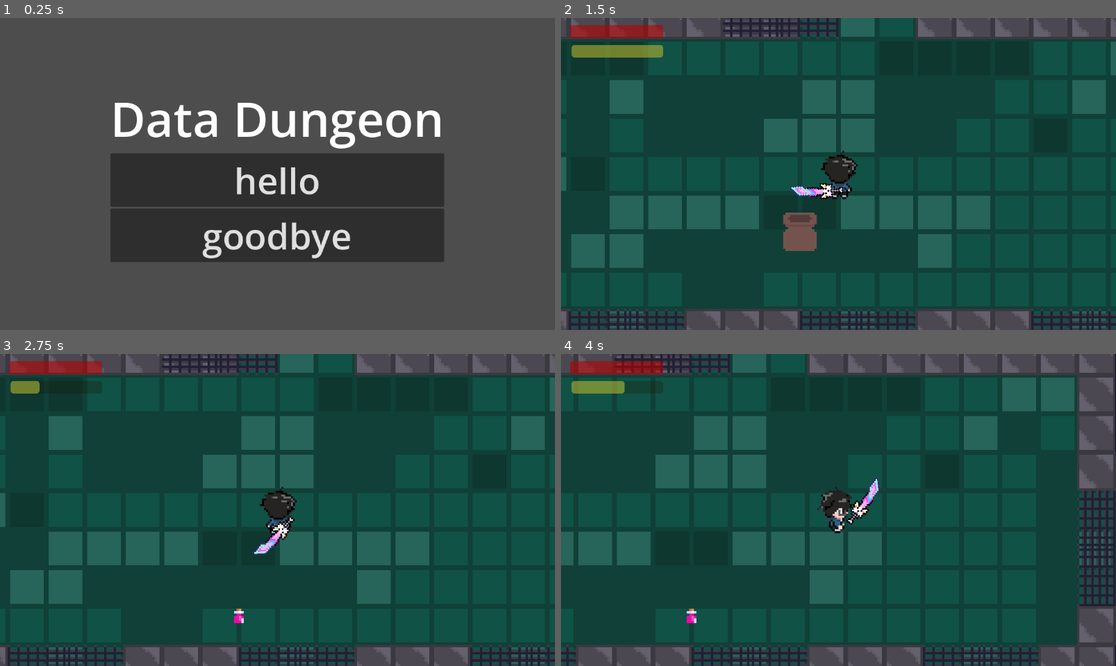
Above: before the commit, frames 1-4 (two rows, left to right).
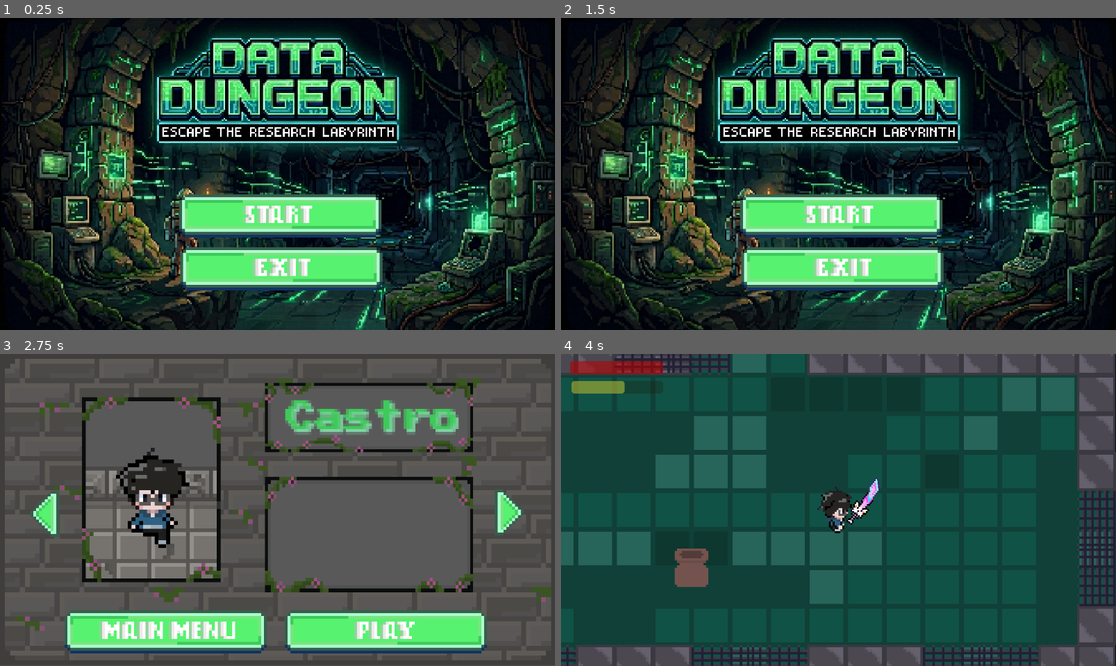
Above: after the commit, the same moments.

Repository: YARNNNYBOI/Data_Dungeon
Game: Godot game, scene res://stages/MainMenu.tscn
Same seed, same stepped clock (60 frames per second), same inputs: the game is played once before the commit and once after it.
Inputs (mouse positions are in pixels of both pictures, inside the frame that each line leads up to; where the layout moved, square brackets give the same spot in the first picture):
- Up to frame 1 (0.25 s): no input
- Up to frame 2 (1.5 s): click (844, 217) [838, 180] at 0.5 s; click (727, 298) at 1.27 s
- Up to frame 3 (2.75 s): click (283, 553) at 2.02 s
- Up to frame 4 (4 s): click (949, 634) at 2.77 s; tap Enter at 3.5 s; move the mouse to (960, 494) at 3.52 s; press the mouse at (960, 494) at 3.53 s; hold D (move_right) from 3.53 s (still down)

The runs differ from the first frame. In frame 1, 96% of the frame differs, in the area x 0-100%, y 0-100%; in frame 2, 93%; in frame 3, 94%; in frame 4, 0.8%.

Commit message:
main_menu_ui

Diff:
--- a/stages/MainMenu.tscn
+++ b/stages/MainMenu.tscn
@@ -1,6 +1,11 @@
 [gd_scene format=3 uid="uid://bufrfws8s47sn"]
 
 [ext_resource type="Script" uid="uid://dddpxn68rggq7" path="res://stages/main_menu.gd" id="1_jkwpy"]
+[ext_resource type="Texture2D" uid="uid://bc0jm8fsh0fjw" path="res://GUI/startingscreen.png" id="2_b0jik"]
+[ext_resource type="Texture2D" uid="uid://clgphn62sfaft" path="res://GUI/start_button.png" id="3_4yfhw"]
+[ext_resource type="Texture2D" uid="uid://dafoujrahjhfu" path="res://GUI/start_button_hover.png" id="4_avew7"]
+[ext_resource type="Texture2D" uid="uid://b8gxeuv6qryo2" path="res://GUI/exit_button.png" id="5_71jo3"]
+[ext_resource type="Texture2D" uid="uid://bjmjeblyd5usn" path="res://GUI/exit_button_hover.png" id="6_f3t6l"]
 
 [node name="MainMenu" type="Control" unique_id=280771886]
 layout_mode = 3
@@ -11,37 +16,36 @@
 grow_vertical = 2
 script = ExtResource("1_jkwpy")
 
-[node name="MarginContainer" type="MarginContainer" parent="." unique_id=3633931]
-layout_mode = 1
-anchors_preset = 15
-anchor_right = 1.0
-anchor_bottom = 1.0
-grow_horizontal = 2
-grow_vertical = 2
+[node name="start_bg" type="TextureRect" parent="." unique_id=264422782]
+texture_filter = 1
+layout_mode = 0
+offset_right = 1154.0
+offset_bottom = 649.0
+texture = ExtResource("2_b0jik")
 
-[node name="CenterContainer" type="CenterContainer" parent="MarginContainer" unique_id=556265209]
-layout_direction = 1
-layout_mode = 2
-metadata/_edit_use_anchors_ = true
+[node name="start" type="TextureButton" parent="." unique_id=91663965]
+texture_filter = 1
+layout_mode = 0
+offset_left = 366.0
+offset_top = 366.0
+offset_right = 438.0
+offset_bottom = 382.0
+scale = Vector2(6, 6)
+texture_normal = ExtResource("3_4yfhw")
+texture_pressed = ExtResource("4_avew7")
+texture_hover = ExtResource("4_avew7")
 
-[node name="VBoxContainer" type="VBoxContainer" parent="MarginContainer/CenterContainer" unique_id=2070742644]
-layout_mode = 2
-alignment = 1
+[node name="exit" type="TextureButton" parent="." unique_id=1748924489]
+texture_filter = 1
+layout_mode = 0
+offset_left = 368.0
+offset_top = 476.0
+offset_right = 440.0
+offset_bottom = 492.0
+scale = Vector2(6, 6)
+texture_normal = ExtResource("5_71jo3")
+texture_pressed = ExtResource("6_f3t6l")
+texture_hover = ExtResource("6_f3t6l")
 
-[node name="Label" type="Label" parent="MarginContainer/CenterContainer/VBoxContainer" unique_id=1080266503]
-layout_mode = 2
-theme_override_font_sizes/font_size = 100
-text = "Data Dungeon"
-
-[node name="Start" type="Button" parent="MarginContainer/CenterContainer/VBoxContainer" unique_id=1599532185]
-layout_mode = 2
-theme_override_font_sizes/font_size = 75
-text = "hello"
-
-[node name="Exit" type="Button" parent="MarginContainer/CenterContainer/VBoxContainer" unique_id=327028606]
-layout_mode = 2
-theme_override_font_sizes/font_size = 75
-text = "goodbye"
-
-[connection signal="pressed" from="MarginContainer/CenterContainer/VBoxContainer/Start" to="." method="_on_start_pressed"]
-[connection signal="pressed" from="MarginContainer/CenterContainer/VBoxContainer/Exit" to="." method="_on_exit_pressed"]
+[connection signal="pressed" from="start" to="." method="_on_start_pressed"]
+[connection signal="pressed" from="exit" to="." method="_on_exit_pressed"]
--- a/stages/character_select.gd
+++ b/stages/character_select.gd
@@ -10,31 +10,31 @@
 @onready var characters = {
 	"jm" : {"path" : "res://character/player_spriite/jm.tscn",
 			"name" : "Castro",
-			"des" : "wahwahwah",},
+			"des" : "He is the legendary programmer!",},
 	"faith" : {
 		"path" : "res://character/player_spriite/faith.tscn",
 		"name" : "Faith",
-		"des" : "beautiful",
+		"des" : "Born to be a baby girl force to be an independent woman!",
 	},
 	"ely" : {
 		"path" : "res://character/player_spriite/ely.tscn",
 		"name" : "Ely",
-		"des" : "cutiepie",
+		"des" : "She is such a cutie!",
 	},
 	"tine" : {
 		"path" : "res://character/player_spriite/tine.tscn",
 		"name" : "Tine",
-		"des" : "pretty",
+		"des" : "A pretty and strong-wiled woman!",
 	},
 	"clark" : {
 		"path" : "res://character/player_spriite/clark.tscn",
 		"name" : "Clark",
-		"des" : "north"
+		"des" : "He wants to protect people around him!"
 	},
 	"rose" : {
 		"path" : "res://character/player_spriite/rose.tscn",
 		"name" : "Rose",
-		"des" : "babygirl",
+		"des" : "Her charisma was undeafetable!",
 	},
 }
 func  _ready() -> void:
@@ -42,7 +42,6 @@
 
 func go_to_world():
 	get_tree().change_scene_to_file("res://stages/main_area.tscn")
-
 
 func _on_go_right_pressed() -> void:
 	character_select += 1
@@ -83,3 +82,7 @@
 func _on_play_pressed() -> void:
 	GlobalScript.weapon_number = character_select
 	go_to_world()
+
+
+func _on_main_menu_pressed() -> void:
+	get_tree().change_scene_to_file("res://stages/MainMenu.tscn")
--- a/stages/character_select.tscn
+++ b/stages/character_select.tscn
@@ -1,14 +1,19 @@
 [gd_scene format=3 uid="uid://btw2f2y3pa2k3"]
 
 [ext_resource type="Script" uid="uid://b63b6k4lkb6ex" path="res://stages/character_select.gd" id="1_tddig"]
-[ext_resource type="Texture2D" uid="uid://di6gv6ir44qfd" path="res://GUI/character_select/characterFrame.png" id="2_jd3lk"]
+[ext_resource type="Texture2D" uid="uid://cm335dfgc5tyl" path="res://GUI/character_select/bg_character_selection.png" id="2_qvlag"]
 [ext_resource type="Texture2D" uid="uid://dkhtglc804mew" path="res://GUI/character_select/Name_Frame2.png" id="3_3vpx3"]
+[ext_resource type="Texture2D" uid="uid://dsb265fpva2tc" path="res://GUI/character_select/CharacterFrame.png" id="3_507mx"]
 [ext_resource type="PackedScene" uid="uid://djounvle46g20" path="res://character/player_spriite/faith.tscn" id="3_qvlag"]
 [ext_resource type="Texture2D" uid="uid://1fq0sgw8iqj6" path="res://GUI/character_select/DescriptionFrame.png" id="4_qvlag"]
-[ext_resource type="Texture2D" uid="uid://7ldy21egn6ph" path="res://GUI/character_select/arrow_not_hover.png" id="5_507mx"]
+[ext_resource type="FontFile" uid="uid://qr5vqt7iuss" path="res://GUI/character_select/PressStart2P-Regular.ttf" id="6_507mx"]
 [ext_resource type="Texture2D" uid="uid://cvgoplly1ndfq" path="res://GUI/character_select/arrow_hover.png" id="6_dok6u"]
-[ext_resource type="Texture2D" uid="uid://b7s4ah0nyt38q" path="res://GUI/character_select/play_button.png" id="7_kmgso"]
+[ext_resource type="Texture2D" uid="uid://iyyn24ey48ho" path="res://GUI/character_select/arrow_not_clicked.png" id="7_qvlag"]
 [ext_resource type="Texture2D" uid="uid://po1vskmdfu61" path="res://GUI/character_select/play_button_hover.png" id="8_m6gv6"]
+[ext_resource type="FontFile" uid="uid://brdxmuwde3qy4" path="res://GUI/character_select/Poppins-Black.ttf" id="8_y007s"]
+[ext_resource type="Texture2D" uid="uid://bjaeraf2nrrji" path="res://GUI/character_select/play_button_not_hover.png" id="9_qvlag"]
+[ext_resource type="Texture2D" uid="uid://c6g3q0hfqmcv0" path="res://GUI/character_select/main_menu.png" id="12_kmgso"]
+[ext_resource type="Texture2D" uid="uid://csv0f10fk571k" path="res://GUI/character_select/main_menu_hover.png" id="13_m6gv6"]
 
 [node name="CharacterSelect" type="Control" unique_id=698406199]
 custom_minimum_size = Vector2(300, 150)
@@ -20,6 +25,13 @@
 grow_vertical = 2
 script = ExtResource("1_tddig")
 
+[node name="char_sbg" type="TextureRect" parent="." unique_id=1903864263]
+texture_filter = 1
+layout_mode = 0
+offset_right = 1154.0
+offset_bottom = 646.0
+texture = ExtResource("2_qvlag")
+
 [node name="char_frame" type="TextureRect" parent="." unique_id=1798317505]
 texture_filter = 1
 layout_mode = 1
@@ -29,11 +41,11 @@
 anchor_right = 0.273
 anchor_bottom = 0.469
 offset_left = -144.496
-offset_top = -191.91202
+offset_top = -213.91202
 offset_right = -108.496
-offset_bottom = -143.91202
-scale = Vector2(10, 10)
-texture = ExtResource("2_jd3lk")
+offset_bottom = -165.91202
+scale = Vector2(8, 8)
+texture = ExtResource("3_507mx")
 
 [node name="faith" parent="char_frame" unique_id=1635515013 instance=ExtResource("3_qvlag")]
 position = Vector2(17.875, 27.125)
@@ -44,21 +56,33 @@
 texture_filter = 1
 layout_mode = 1
 anchors_preset = -1
-anchor_left = 0.63000005
-anchor_top = 0.238
-anchor_right = 0.63000005
-anchor_bottom = 0.238
-offset_left = -215.76007
-offset_top = -61.224
-offset_right = -143.76007
-offset_bottom = -37.224
-scale = Vector2(8, 8)
+anchor_left = 0.665
+anchor_top = 0.20400001
+anchor_right = 0.665
+anchor_bottom = 0.20400001
+offset_left = -216.08002
+offset_top = -72.192
+offset_right = -144.08002
+offset_bottom = -48.192
+scale = Vector2(6, 6)
 texture = ExtResource("3_3vpx3")
 
 [node name="Label" type="Label" parent="name_frame" unique_id=824316683]
-layout_mode = 0
-offset_right = 71.399994
-offset_bottom = 23.0
+layout_mode = 1
+anchors_preset = -1
+anchor_left = 0.5
+anchor_top = 0.68700004
+anchor_right = 0.5
+anchor_bottom = 0.68700004
+offset_left = -34.166668
+offset_top = -9.821334
+offset_right = 37.233322
+offset_bottom = 13.178667
+theme_override_colors/font_color = Color(0.24705882, 0.7882353, 0.3529412, 1)
+theme_override_colors/font_shadow_color = Color(0.5058824, 0.81960785, 0.6431373, 1)
+theme_override_colors/font_outline_color = Color(0.5058824, 0.81960785, 0.6431373, 1)
+theme_override_fonts/font = ExtResource("6_507mx")
+theme_override_font_sizes/font_size = 10
 horizontal_alignment = 1
 
 [node name="des_frame" type="TextureRect" parent="." unique_id=2075983975]
@@ -69,17 +93,28 @@
 anchor_top = 0.57900006
 anchor_right = 0.629
 anchor_bottom = 0.57900006
-offset_left = -215.608
+offset_left = -174.60803
 offset_top = -120.19205
-offset_right = -143.60803
+offset_right = -102.60803
 offset_bottom = -80.19205
-scale = Vector2(8, 8)
+scale = Vector2(6, 6)
 texture = ExtResource("4_qvlag")
 
 [node name="Label" type="Label" parent="des_frame" unique_id=1445384221]
-layout_mode = 0
-offset_right = 40.0
-offset_bottom = 23.0
+visible = false
+layout_mode = 1
+anchors_preset = -1
+anchor_left = 0.49800003
+anchor_top = 0.5
+anchor_right = 0.49800003
+anchor_bottom = 0.5
+offset_left = -30.522665
+offset_top = -17.333334
+offset_right = 2.2224274
+offset_bottom = 2.666666
+scale = Vector2(1.7, 1.7)
+theme_override_fonts/font = ExtResource("8_y007s")
+theme_override_font_sizes/font_size = 6
 
 [node name="go_right" type="TextureButton" parent="." unique_id=982218137]
 texture_filter = 1
@@ -94,7 +129,7 @@
 offset_right = -47.57605
 offset_bottom = -48.160004
 scale = Vector2(6, 6)
-texture_normal = ExtResource("5_507mx")
+texture_normal = ExtResource("7_qvlag")
 texture_pressed = ExtResource("6_dok6u")
 texture_hover = ExtResource("6_dok6u")
 
@@ -113,29 +148,47 @@
 rotation = 3.1415927
 scale = Vector2(6, 6)
 pivot_offset = Vector2(23.776808, 24.36205)
-texture_normal = ExtResource("5_507mx")
+texture_normal = ExtResource("7_qvlag")
 texture_pressed = ExtResource("6_dok6u")
 texture_hover = ExtResource("6_dok6u")
 
 [node name="play" type="TextureButton" parent="." unique_id=1248621869]
 texture_filter = 1
 layout_mode = 1
-anchors_preset = 7
-anchor_left = 0.5
-anchor_top = 1.0
-anchor_right = 0.5
-anchor_bottom = 1.0
-offset_left = -239.0
-offset_top = -115.0
-offset_right = -159.0
-offset_bottom = -91.0
+anchors_preset = -1
+anchor_left = 0.716
+anchor_top = 0.87000006
+anchor_right = 0.716
+anchor_bottom = 0.87000006
+offset_left = -239.83203
+offset_top = -31.76007
+offset_right = -167.83203
+offset_bottom = -15.760071
 grow_horizontal = 2
 grow_vertical = 0
 scale = Vector2(6, 6)
-texture_normal = ExtResource("7_kmgso")
+texture_normal = ExtResource("9_qvlag")
 texture_pressed = ExtResource("8_m6gv6")
 texture_hover = ExtResource("8_m6gv6")
+
+[node name="main_menu" type="TextureButton" parent="." unique_id=1869435826]
+texture_filter = 1
+layout_mode = 1
+anchors_preset = -1
+anchor_left = 0.29900002
+anchor_top = 0.88600004
+anchor_right = 0.29900002
+anchor_bottom = 0.88600004
+offset_left = -216.44803
+offset_top = -42.12805
+offset_right = -144.44803
+offset_bottom = -26.128052
+scale = Vector2(6, 6)
+texture_normal = ExtResource("12_kmgso")
+texture_pressed = ExtResource("13_m6gv6")
+texture_hover = ExtResource("13_m6gv6")
 
 [connection signal="pressed" from="go_right" to="." method="_on_go_right_pressed"]
 [connection signal="pressed" from="go_left" to="." method="_on_go_left_pressed"]
 [connection signal="pressed" from="play" to="." method="_on_play_pressed"]
+[connection signal="pressed" from="main_menu" to="." method="_on_main_menu_pressed"]
--- a/stages/main_menu.gd
+++ b/stages/main_menu.gd
@@ -8,4 +8,4 @@
 
 
 func _on_exit_pressed() -> void:
-	print("your not going anywhere")
+	get_tree().quit()
Binary file added: GUI/character_select/Poppins-Black.ttf
Not shown, added: GUI/character_select/Poppins-Black.ttf.import
Binary file added: GUI/character_select/PressStart2P-Regular.ttf
Not shown, added: GUI/character_select/PressStart2P-Regular.ttf.import
Binary file changed: GUI/character_select/arrow_hover.png
Binary file added: GUI/character_select/arrow_not_clicked.png
Not shown, changed: GUI/character_select/arrow_not_clicked.png.import
Binary file added: GUI/character_select/bg_character_selection.png
Not shown, changed: GUI/character_select/bg_character_selection.png.import
Binary file changed: GUI/character_select/characterFrame.png
Binary file added: GUI/character_select/main_menu.png
Not shown, changed: GUI/character_select/main_menu.png.import
(and 15 more such lines)
